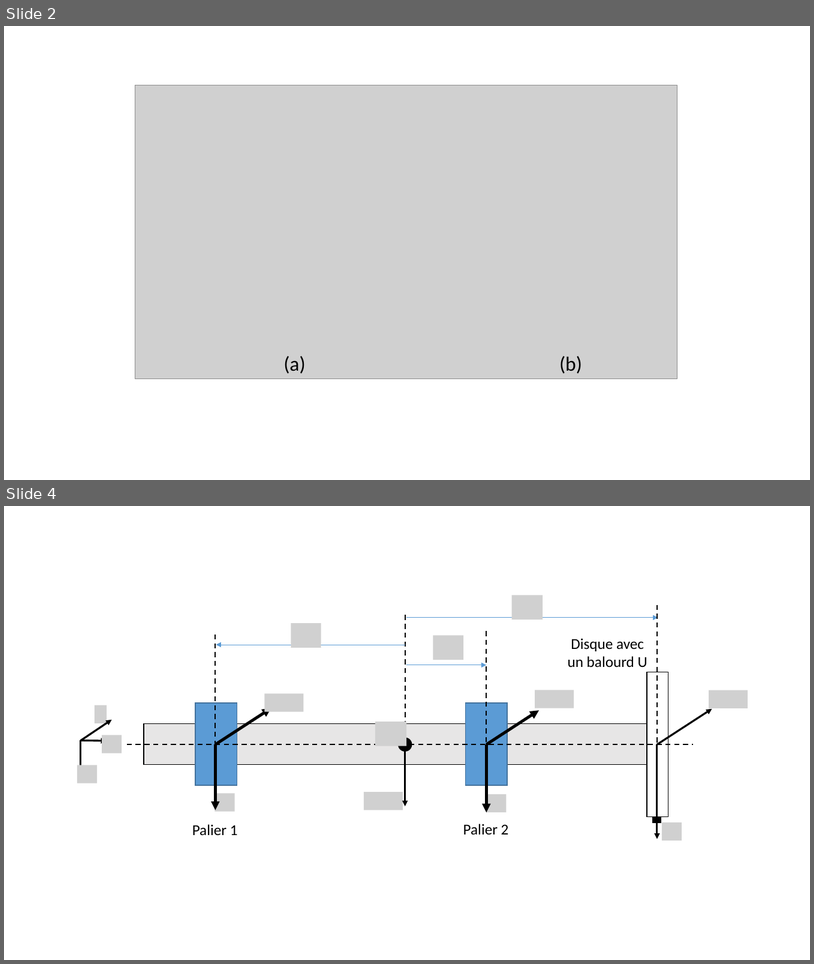
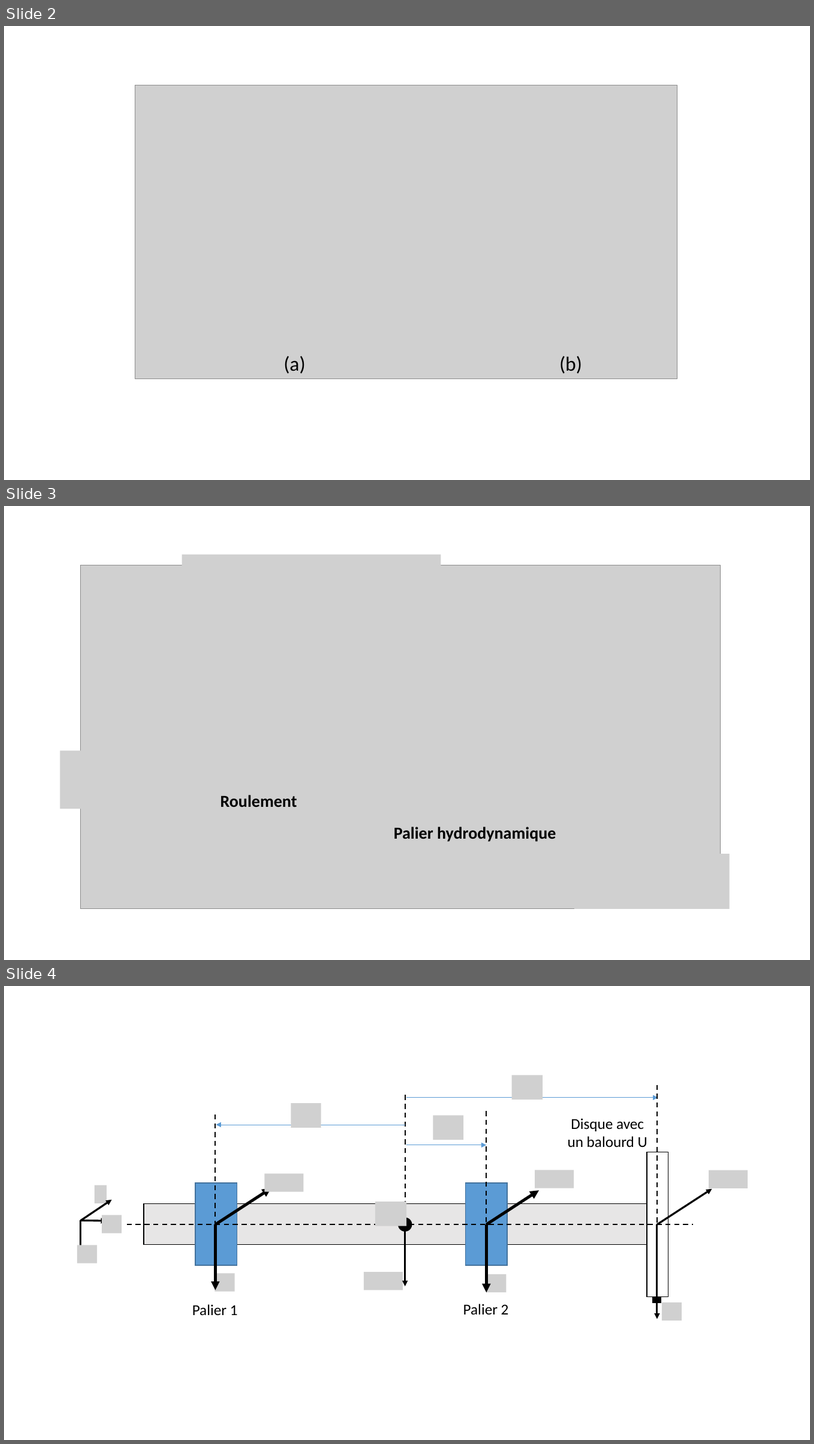
Before and after one commit to SilunZ/TheseME, a slide deck: CH3. modélisation du rotor/Figures/Figures.pptx. Shown one above the other, each under a label of ours: slides 2 and 4 before the commit, slides 2, 3 and 4 after it; the slides between them are not shown. The pictures are 814x964 and 814x1444 pixels, drawn with LibreOffice and Linux fonts; fonts in the diff are those of the drawing; grey boxes stand for pictures. Boxes give left, top, right and bottom in pixels: in the first picture for what was removed or moved away, otherwise in the second. Text is boxed around its words. In the diff, an @@ line names an element or a change of style, - is before the commit and + after.

```diff
--- a/CH3. modélisation du rotor/Figures/Figures.pptx
+++ b/CH3. modélisation du rotor/Figures/Figures.pptx
@@ slide 3 added at bbox=[4, 506, 810, 960], background #FFFFFF @@
@@ group added at bbox=[60, 555, 730, 909]: 5 pictures, 2 texts @@
+Roulement
+Palier hydrodynamique
```
Also in this commit, not shown: 1 slide changed, 1 other slide added, 2 slides removed, 8 other files.
